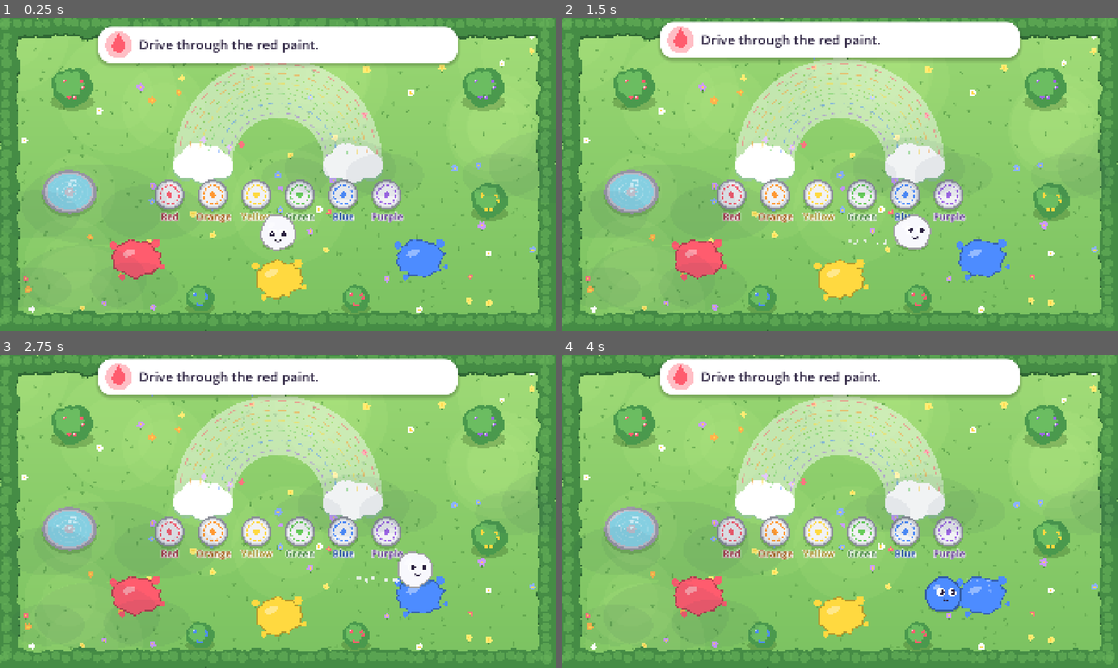
Above: before the commit, frames 1-4 (two rows, left to right).
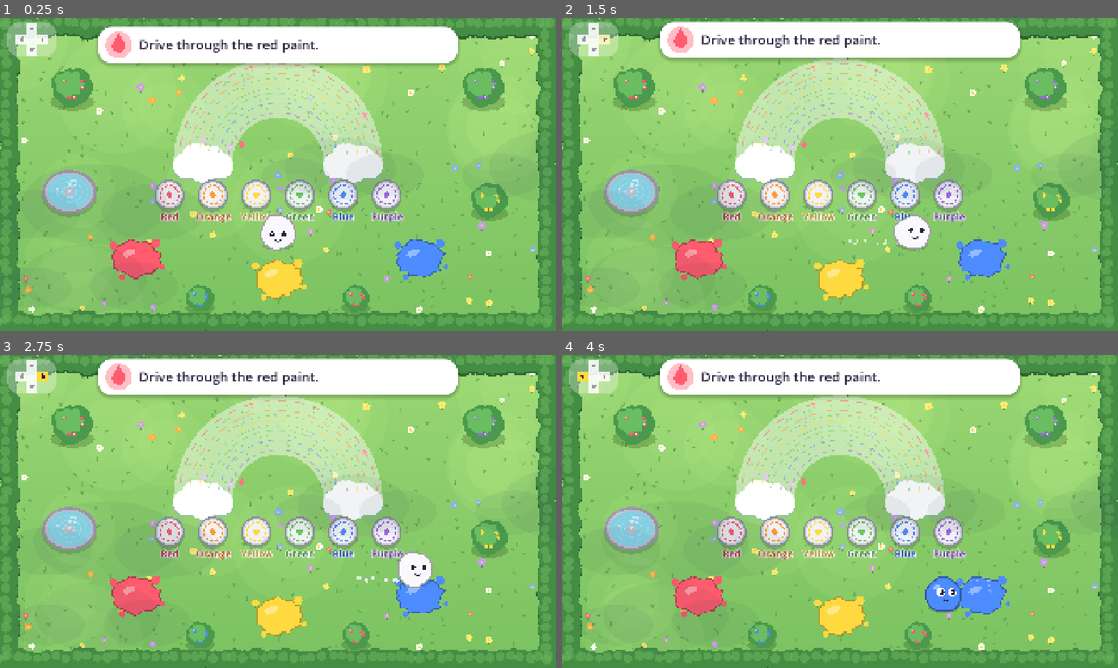
Above: after the commit, the same moments.

Repository: Teeohbee/paint-puddle
Game: Godot game, scene res://meadow/meadow.tscn
The game is run twice, just before and just after one commit, with the same random seed, the same clock (stepped at 60 frames per second) and the same inputs. This scene is started directly instead of the project's main scene.
Inputs (mouse positions are in pixels of both pictures, inside the frame that each line leads up to):
- Up to frame 1 (0.25 s): no input
- Up to frame 2 (1.5 s): tap Enter (ui_accept) at 0.5, 0.77 s; move the mouse to (962, 158) at 0.52 s; hold Right (move_right) 0.53-1.25 s; hold Space (act) 0.53-1.25 s; click (962, 158) at 0.67 s; drag from (728, 190) to (862, 193) at 1.27 s
- Up to frame 3 (2.75 s): move the mouse to (333, 442) at 2.02 s; hold Right (move_right) from 2.03 s (still down); hold G from 2.03 s (still down); tap Space (act) at 2.3 s
- Up to frame 4 (4 s): release Right (move_right) at 2.75 s; release G at 2.75 s; drag from (812, 574) to (906, 530) at 2.77 s; move the mouse to (1006, 558) at 3.52 s; hold Left (move_left) from 3.53 s (still down); hold Space (act) from 3.53 s (still down); tap Enter (ui_accept) at 3.77 s

The runs differ from the first frame. In frame 1, 0.9% of the frame differs, in the area x 1-11%, y 1-13%; in frame 2, 0.9%; in frame 3, 0.9%; in frame 4, 0.9%.

Commit message:
feat: the controls reminder in the meadow and paint mode too
There's nothing to jump in either, so it's a D-pad on its own with all
four arrows lighting up. Moved to ui/ now it's shared.

Diff:
--- a/meadow/meadow.gd
+++ b/meadow/meadow.gd
@@ -25,6 +25,7 @@
 var sum_card: ColourSumCard
 var effects_layer: Node2D
 var task_runner: TaskRunner
+var controls_hint: ControlsHint
 var is_celebrating: bool = false
 
 
@@ -78,6 +79,9 @@
 	hud.add_child(sum_card)
 	var task_banner: TaskBanner = TaskBanner.new()
 	hud.add_child(task_banner)
+	controls_hint = ControlsHint.new()
+	controls_hint.shows_jump = false
+	hud.add_child(controls_hint)
 	var stones_layer: Node2D = Node2D.new()
 	stones_layer.name = "StonesAndDrops"
 	things_on_the_grass.add_sibling(stones_layer)
--- a/paint/paint_studio.gd
+++ b/paint/paint_studio.gd
@@ -23,6 +23,7 @@
 var sponge: Sponge
 var effects_layer: Node2D
 var last_brush_position: Vector2
+var controls_hint: ControlsHint
 
 
 func _ready() -> void:
@@ -59,6 +60,12 @@
 	effects_layer = Node2D.new()
 	add_child(effects_layer)
 	add_child(Hedge.new())
+	var hud: CanvasLayer = CanvasLayer.new()
+	hud.layer = 10
+	add_child(hud)
+	controls_hint = ControlsHint.new()
+	controls_hint.shows_jump = false
+	hud.add_child(controls_hint)
 	var pause_menu: PauseMenu = PauseMenu.new()
 	pause_menu.name = "PauseMenu"
 	add_child(pause_menu)
--- a/hills/controls_hint.gd
+++ b/ui/controls_hint.gd
@@ -1,28 +1,39 @@
 class_name ControlsHint
 extends Control
-## A soft reminder of the controls in the corner of the sky: the D-pad to
-## walk and the A button to jump. Each part lights up while it's pressed,
-## so it shows which thumb does what.
+## A soft reminder of the controls in the top corner: the D-pad to move and,
+## in the hills, the A button to jump. Each part lights up while it's
+## pressed, so it shows which thumb does what.
 
 const CARD_SIZE: Vector2 = Vector2(300, 120)
+const DPAD_ONLY_CARD_SIZE: Vector2 = Vector2(172, 120)
 const DPAD_CENTRE: Vector2 = Vector2(86, 60)
 const BUTTON_CENTRE: Vector2 = Vector2(220, 60)
 const ARM_LENGTH: float = 40.0
 const ARM_WIDTH: float = 34.0
 const BUTTON_RADIUS: float = 36.0
-const RESTING_COLOUR: Color = Color(1, 1, 1, 0.75)
+const RESTING_COLOUR: Color = Color(1, 1, 1, 0.85)
 const ARROW_COLOUR: Color = Color(PaintColours.INK, 0.45)
 const FADE_SPEED: float = 3.0
 
+## Set before adding: false shows all four arrows and no jump button.
+var shows_jump: bool = true
 ## How lit each part is, from 0 (resting) to 1 (pressed).
-var glow: Dictionary = {"left": 0.0, "right": 0.0, "jump": 0.0}
-var actions: Dictionary = {"left": "move_left", "right": "move_right", "jump": "act"}
+var glow: Dictionary = {}
+var actions: Dictionary = {}
 
 
 func _ready() -> void:
 	position = Vector2(24, 14)
-	size = CARD_SIZE
+	size = CARD_SIZE if shows_jump else DPAD_ONLY_CARD_SIZE
 	mouse_filter = Control.MOUSE_FILTER_IGNORE
+	actions = {"left": "move_left", "right": "move_right"}
+	if shows_jump:
+		actions["jump"] = "act"
+	else:
+		actions["up"] = "move_up"
+		actions["down"] = "move_down"
+	for part in actions:
+		glow[part] = 0.0
 
 
 func _process(delta: float) -> void:
@@ -41,7 +52,8 @@
 	card.anti_aliasing = true
 	draw_style_box(card, Rect2(Vector2.ZERO, size))
 	draw_dpad()
-	draw_jump_button()
+	if shows_jump:
+		draw_jump_button()
 
 
 func draw_dpad() -> void:
@@ -62,7 +74,7 @@
 		var arm_size: Vector2 = Vector2(ARM_LENGTH, ARM_WIDTH) if direction.y == 0.0 else Vector2(ARM_WIDTH, ARM_LENGTH)
 		if lit > 0.0:
 			draw_rect(Rect2(arm_centre - arm_size / 2.0, arm_size), Color(PaintColours.YELLOW, lit))
-		if arm == "up" or arm == "down":
+		if not glow.has(arm):
 			continue
 		var tip: Vector2 = arm_centre + direction * (8.0 + lit * 3.0)
 		var side: Vector2 = direction.orthogonal() * 10.0
Renamed: hills/controls_hint.gd.uid -> ui/controls_hint.gd.uid
